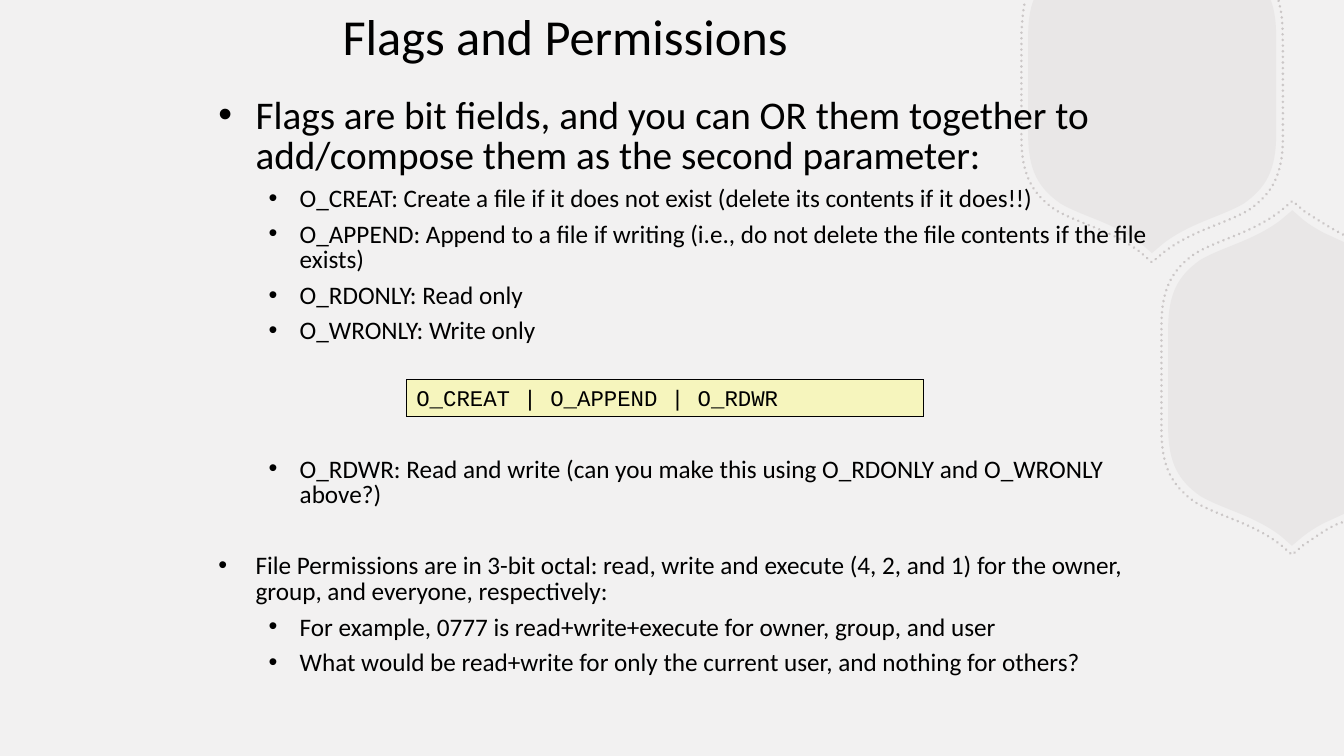
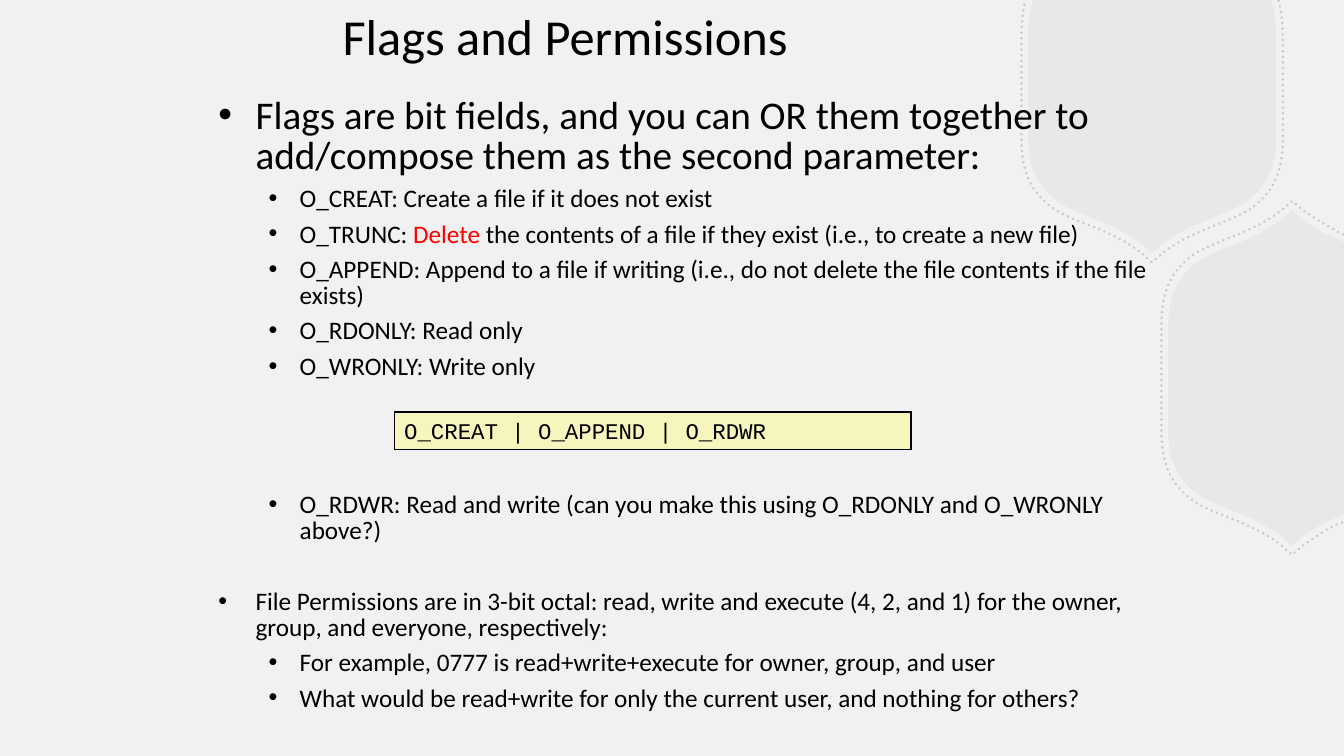
Before and after one commit to BillJr99/Ursinus-CS376, a slide deck: slide 6 of files/lectures/fileio.pptx. Drawn at 1344x756 pixels with LibreOffice and Linux fonts; fonts in the diff are those of the drawing. Boxes give left, top, right and bottom in pixels: in the first picture for what was removed or moved away, otherwise in the second. Text is boxed around its words. In the diff, an @@ line names an element or a change of style, - is before the commit and + after.

Commit message:
Correction - O_TRUNC deletes contents of a file

```diff
--- a/files/lectures/fileio.pptx
+++ b/files/lectures/fileio.pptx
@@ text at [300, 189, 1078, 247]: text changed @@
-  • O_CREAT: Create a file if it does not exist (delete its contents if it does!!)
+  • O_CREAT: Create a file if it does not exist
+  • O_TRUNC: Delete the contents of a file if they exist (i.e., to create a new file)
@@ rectangle "O_CREAT | O_APPEND | O_RDWR": place and size @@
-rectangle "O_CREAT | O_APPEND | O_RDWR" at [406, 379, 924, 416]
+rectangle "O_CREAT | O_APPEND | O_RDWR" at [394, 412, 911, 450]
```
